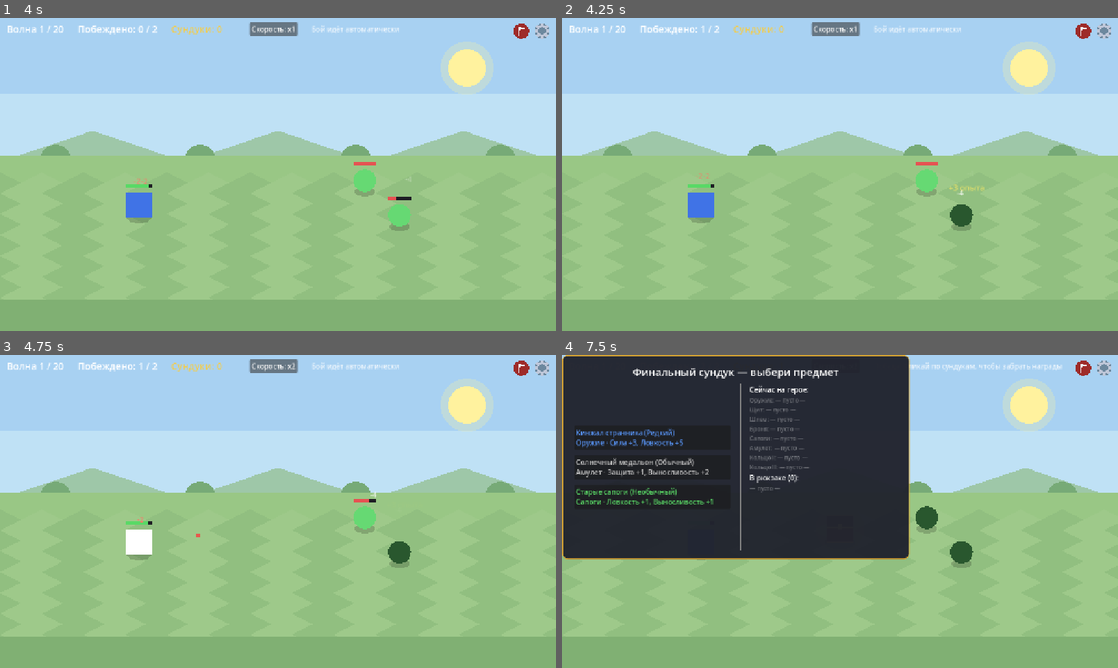
Above: before the commit, frames 1-4 (two rows, left to right).
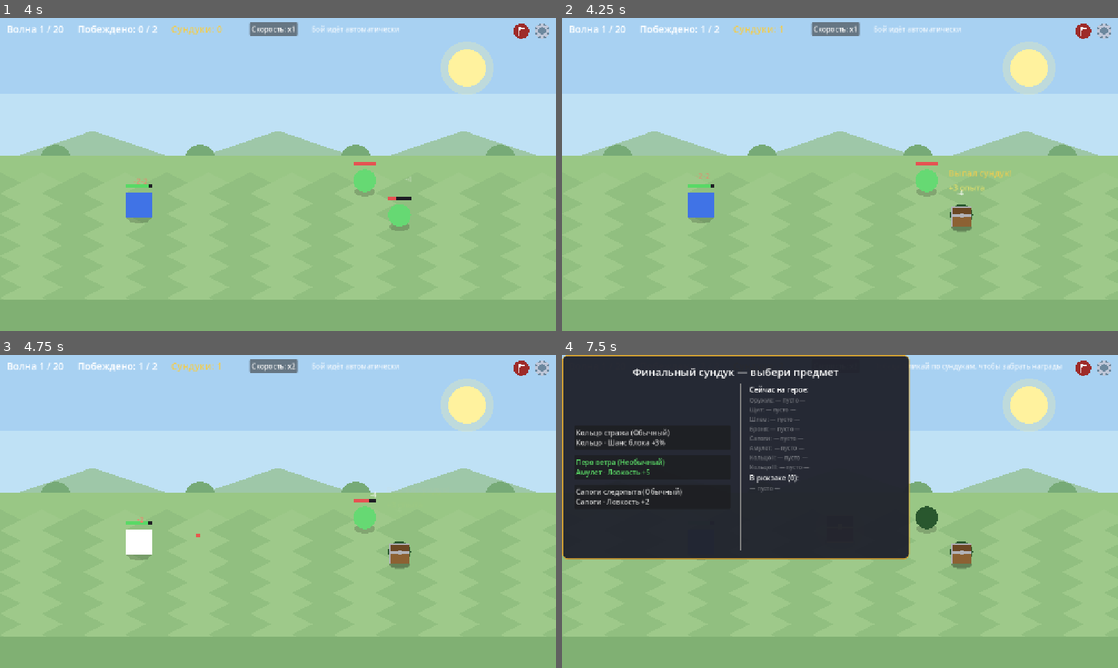
Above: after the commit, the same moments.

Repository: sl1Bridge/valley-keeper
Game: Godot game, scene res://Main.tscn
Same seed, same stepped clock (60 frames per second), same inputs: the game is played once before the commit and once after it.
Inputs (mouse positions are in pixels of both pictures, inside the frame that each line leads up to):
- Up to frame 1 (4 s): click "Рыцарь" at 0.5 s; click "Начать забег →" at 1.25 s; click "В путь →" at 2 s; click "Скорость: x1" at 2.75 s; click "Скорость: x2" at 3.5 s
- Up to frame 2 (4.25 s): no input
- Up to frame 3 (4.75 s): click "Скорость: x1" at 4.25 s
- Up to frame 4 (7.5 s): click "Скорость: x2" at 5 s; click "Скорость: x1" at 5.75 s; click "Скорость: x2" at 6.5 s; tap Enter at 7.25 s; drag from (840, 527) to (895, 442) at 7.27 s

Frame 1 is identical in both runs. In frame 2, 0.4% of the frame differs, in the area x 39-81%, y 2-69%; in frame 3, 0.3%; in frame 4, 1.8%, in the area x 2-74%, y 23-69%.
Error before the commit: Invalid access to property or key 'position' on a base object of type 'Nil'. (res://src/BattleScreen.gd:296)

Commit message:
v0.12.0: статусные эффекты — Отравление (стаки с затуханием, иконка над героем, слизень отравляет при атаке)

Diff:
--- a/src/Actor.gd
+++ b/src/Actor.gd
@@ -8,6 +8,7 @@
 signal damaged(actor, amount)
 signal attacked(attacker, target)
 signal evaded(actor)
+signal poisoned  # состав стаков отравления изменился (добавлен или истёк)
 
 var display_name := ""
 var team := "enemy"  # "hero" или "enemy"
@@ -18,6 +19,8 @@
 var def_pct := 0.0   # доля снижения входящего урона (0..1)
 var evasion := 0.0   # шанс полностью избежать атаки (уворот/блок, 0..1)
 var evasion_label := "Уворот!"  # текст всплывающей надписи при избегании
+# Отравление: оставшееся время каждого стака (самый старый — первый)
+var poison_times: Array = []
 var body_color := Color.WHITE
 var shape := "rect"  # "rect" | "circle" | "triangle"
 var radius := 30.0
@@ -28,6 +31,7 @@
 
 var _atk_timer := 0.0
 var _flash := 0.0
+var _badge: PoisonBadge = null
 
 
 func setup(p_name: String, p_stats: Dictionary, p_color: Color, p_shape: String, p_radius: float, p_team: String) -> void:
@@ -40,13 +44,36 @@
 	max_hp = float(maxi(1, int(stats.get("hp", 1))))
 	hp = max_hp
 	move_speed = float(stats.get("move", 80.0))
-
-
-## Шаг логики боя (вызывается из _process).
+	# Значок отравления над головой (виден, только когда есть стаки)
+	_badge = PoisonBadge.new()
+	_badge.position = Vector2(-20, -radius * 2.0 - 76.0)
+	_badge.visible = false
+	add_child(_badge)
+
+
+## Наложить стак отравления: у каждого стака свой таймер.
+func add_poison() -> void:
+	poison_times.append(Hero.POISON_DURATION)
+	_update_poison_badge()
+	poisoned.emit()
+
+
+## Один шаг логики боя (вызывается из _process).
 func step(delta: float) -> void:
 	if _flash > 0.0:
 		_flash -= delta
 		queue_redraw()
+	# Отравление: тикают таймеры стаков, истёкшие снимаются
+	if not poison_times.is_empty():
+		var expired := false
+		for i in range(poison_times.size() - 1, -1, -1):
+			poison_times[i] -= delta
+			if poison_times[i] <= 0.0:
+				poison_times.remove_at(i)
+				expired = true
+		_update_poison_badge()
+		if expired:
+			poisoned.emit()
 	# Регенерация здоровья (только пока идёт бой: прекращается, когда боец вышел из боя)
 	if alive and engaged and regen > 0.0 and hp < max_hp:
 		hp = minf(max_hp, hp + regen * delta)
@@ -60,6 +87,20 @@
 		_attack()
 
 
+## Обновить значок отравления: счётчик стаков, прогресс самого старого, подсказка.
+func _update_poison_badge() -> void:
+	if _badge == null:
+		return
+	var n := poison_times.size()
+	_badge.visible = n > 0
+	if n == 0:
+		return
+	_badge.stacks = n
+	_badge.oldest_frac = clampf(float(poison_times[0]) / Hero.POISON_DURATION, 0.0, 1.0)
+	_badge.tooltip_text = "Отравление: базовые характеристики снижены на %.1f%%\nДействует эффектов: %d (каждый — %d с)" % [Hero.poison_pct(n) * 100.0, n, int(Hero.POISON_DURATION)]
+	_badge.queue_redraw()
+
+
 func _process(delta: float) -> void:
 	step(delta)
 
@@ -67,11 +108,14 @@
 func _attack() -> void:
 	if target == null or not target.alive:
 		return
+	# Захватываем цель локально: take_damage может её убить, тогда
+	# _on_enemy_died обнуляет self.target ещё до отправки сигнала attacked.
+	var t: Actor = target
 	# Защита цели снижает урон на процент (def_pct), минимум 1.
 	# Округление вниз: иначе мелкие атаки первых волн бьют больнее, чем раньше.
-	var dmg := maxi(1, floori(float(stats.get("atk", 1)) * (1.0 - target.def_pct)))
-	target.take_damage(dmg)
-	attacked.emit(self, target)
+	var dmg := maxi(1, floori(float(stats.get("atk", 1)) * (1.0 - t.def_pct)))
+	t.take_damage(dmg)
+	attacked.emit(self, t)
 
 
 func take_damage(dmg: int) -> void:
@@ -127,3 +171,45 @@
 	draw_rect(Rect2(-radius, y, w, h), Color(0.12, 0.12, 0.14))
 	var fill := Color(0.35, 0.85, 0.4) if team == "hero" else Color(0.9, 0.32, 0.32)
 	draw_rect(Rect2(-radius, y, w * hp_fraction(), h), fill)
+
+
+## Значок статусного эффекта над головой бойца: иконка, счётчик стаков
+## в правом нижнем углу и прогресс-бар самого старого стака.
+## Подсказка — штатный тултип Control (текст задаёт Actor).
+class PoisonBadge:
+	extends Control
+
+	var stacks := 0
+	var oldest_frac := 1.0  # доля оставшегося времени самого раннего стака
+
+
+	func _init() -> void:
+		custom_minimum_size = Vector2(40, 46)
+		size = custom_minimum_size
+		mouse_default_cursor_shape = Control.CURSOR_HELP
+
+
+	func _draw() -> void:
+		if stacks <= 0:
+			return
+		var poison := Color(0.45, 0.85, 0.35)
+		# Иконка: капля яда (круг + заострённый верх)
+		var c := Vector2(size.x * 0.42, size.y * 0.38)
+		var r := size.x * 0.26
+		draw_colored_polygon(PackedVector2Array([
+			c + Vector2(0, -r * 1.7),
+			c + Vector2(r * 0.75, -r * 0.35),
+			c + Vector2(-r * 0.75, -r * 0.35),
+		]), poison)
+		draw_circle(c, r, poison)
+		draw_circle(c + Vector2(-r * 0.3, -r * 0.25), r * 0.25, poison.lightened(0.35))
+		# Счётчик стаков в правом нижнем углу иконки
+		if stacks > 1:
+			var font := ThemeDB.fallback_font
+			var p := Vector2(size.x - 16.0, size.y - 14.0)
+			draw_string(font, p + Vector2(1, 1), str(stacks), HORIZONTAL_ALIGNMENT_LEFT, -1, 14, Color(0, 0, 0))
+			draw_string(font, p, str(stacks), HORIZONTAL_ALIGNMENT_LEFT, -1, 14, Color.WHITE)
+		# Прогресс-бар под иконкой: оставшееся время самого раннего стака
+		var bar := Rect2(Vector2(2, size.y - 8.0), Vector2(size.x - 4, 5))
+		draw_rect(bar, Color(0.12, 0.12, 0.14))
+		draw_rect(Rect2(bar.position, Vector2(bar.size.x * oldest_frac, bar.size.y)), poison)
--- a/src/BattleScreen.gd
+++ b/src/BattleScreen.gd
@@ -133,18 +133,35 @@
 	_hero_actor.damaged.connect(_on_actor_damaged)
 	_hero_actor.attacked.connect(_on_actor_attacked)
 	_hero_actor.evaded.connect(_on_actor_evaded)
+	_hero_actor.poisoned.connect(_on_hero_poisoned)
 	_world.add_child(_hero_actor)
 
 
 ## Боевые характеристики героя: сырые очки превращаем в реальные значения
 ## (здоровье из Выносливости, атак/с из Ловкости, % защиты, шанс уворота/блока).
+## Отравление временно снижает базовые характеристики на процент от стаков.
 func _hero_battle_stats() -> Dictionary:
 	var stats := hero.get_stats()
+	var poison := 0.0
+	if is_instance_valid(_hero_actor):
+		poison = Hero.poison_pct(_hero_actor.poison_times.size())
+	if poison > 0.0:
+		for k in ["atk", "spd", "def", "surv"]:
+			stats[k] = stats.get(k, 0.0) * (1.0 - poison)
 	var eff := Hero.effective(stats)
 	stats["hp"] = eff["max_hp"]
 	stats["spd"] = eff["aps"]
 	_apply_hero_effects(_hero_actor, eff)
 	return stats
+
+
+## Стаки отравления изменились: пересчитать характеристики героя
+## (макс. HP может упасть — текущее здоровье обрезается, но не лечится).
+func _on_hero_poisoned() -> void:
+	_hero_actor.stats = _hero_battle_stats()
+	_hero_actor.max_hp = float(maxi(1, int(_hero_actor.stats["hp"])))
+	_hero_actor.hp = minf(_hero_actor.hp, _hero_actor.max_hp)
+	_hero_actor.queue_redraw()
 
 
 ## Применить к бойцу производные характеристики героя (защита %, реген, уворот/блок).
@@ -284,7 +301,11 @@
 
 
 ## «Снаряд»: точка летит от атакующего к цели.
+## Атака слизня может отравить героя (стак со своим таймером).
 func _on_actor_attacked(src: Actor, dst: Actor) -> void:
+	if dst.team == "hero" and src.stats.get("type", "") == "slime" and _rng.randf() < Enemies.POISON_CHANCE:
+		dst.add_poison()
+		_spawn_popup("Отравление!", dst.position + Vector2(-44, -dst.radius * 2.0 - 96), Color(0.5, 0.9, 0.4), 18)
 	if not is_inside_tree():
 		return
 	var dot := ColorRect.new()
--- a/src/Enemies.gd
+++ b/src/Enemies.gd
@@ -104,3 +104,5 @@
 const CHEST_DROP_CHANCE := 0.15
 ## Сколько предметов на выбор предлагает сундук.
 const CHEST_CHOICES := 3
+## Шанс слизня наложить отравление при атаке (временное значение).
+const POISON_CHANCE := 0.15
--- a/src/Hero.gd
+++ b/src/Hero.gd
@@ -77,6 +77,12 @@
 # Опыт за продажу предмета по редкости (временные значения)
 const SELL_XP := [2, 4, 7, 12, 20, 35]
 
+# Отравление (статусный эффект): время жизни каждого стака и снижение
+# базовых характеристик. Стаки складываются с затуханием (временные значения)
+const POISON_DURATION := 3.0    # секунд на стак, у каждого стака свой таймер
+const POISON_PER_STACK := 5.0   # первый стак снижает характеристики на 5%
+const POISON_STACK_DECAY := 0.6 # каждый следующий стак добавляет ×0.6 от предыдущего
+
 var level := 1
 var xp := 0
 var stat_points := 0
@@ -171,6 +177,15 @@
 ## Характеристики для отображения в лагере: 5 общих + классовая.
 func stat_order() -> Array:
 	return STAT_ORDER + [CLASS_STAT[kind]]
+
+
+## Суммарное снижение базовых характеристик от отравления (доля 0..1).
+## Стаки складываются с затуханием: 1 стак → 5%, 2 → 8%, 3 → 9.8%
+## (каждый следующий добавляет ×POISON_STACK_DECAY от предыдущего).
+static func poison_pct(stacks: int) -> float:
+	if stacks <= 0:
+		return 0.0
+	return POISON_PER_STACK / 100.0 * (1.0 - pow(POISON_STACK_DECAY, stacks)) / (1.0 - POISON_STACK_DECAY)
 
 
 ## Сколько опыта нужно для следующего уровня.
--- a/tests/TestRunner.gd
+++ b/tests/TestRunner.gd
@@ -20,6 +20,7 @@
 	_test_rings_and_regen()
 	_test_inventory()
 	_test_enemies()
+	_test_poison()
 	_test_chests_heal_speed()
 	_test_battle_sim()
 	_test_boss_sims()
@@ -623,6 +624,43 @@
 	_check(Enemies.CHEST_DROP_CHANCE > 0.0 and Enemies.CHEST_DROP_CHANCE < 0.5, "шанс доп. сундука разумный")
 
 
+func _test_poison() -> void:
+	print("-- Отравление: стаки, затухание, снижение характеристик --")
+	_check(absf(Hero.poison_pct(0)) < 0.001, "без стаков снижения нет")
+	_check(absf(Hero.poison_pct(1) - 0.05) < 0.001, "1 стак отравления → −5%")
+	_check(absf(Hero.poison_pct(2) - 0.08) < 0.001, "2 стака отравления → −8% (с затуханием)")
+	_check(Hero.poison_pct(3) > Hero.poison_pct(2) and Hero.poison_pct(3) < 0.10, "3 стака → между 8% и 10%")
+	_check(Hero.poison_pct(10) < 0.13, "затухание: даже 10 стаков далеки от 50%")
+
+	var h := Hero.new()
+	var b := BattleScreen.new()
+	b.hero = h
+	b.wave = 1
+	b._ready()
+	var clean_atk: float = b._hero_actor.stats["atk"]
+
+	b._hero_actor.add_poison()
+	_check(b._hero_actor.poison_times.size() == 1, "стак отравления наложен")
+	var atk1: float = b._hero_actor.stats["atk"]
+	_check(atk1 < clean_atk, "сила героя снижена отравлением")
+	_check(b._hero_actor._badge.visible and b._hero_actor._badge.stacks == 1, "значок показывает 1 стак")
+
+	b._hero_actor.add_poison()
+	_check(float(b._hero_actor.stats["atk"]) < atk1, "второй стак усиливает снижение")
+	_check(b._hero_actor._badge.stacks == 2, "значок показывает 2 стака")
+	_check("%%" in b._hero_actor._badge.tooltip_text or "%" in b._hero_actor._badge.tooltip_text, "в подсказке значка — конкретный процент снижения")
+
+	# У каждого стака свой таймер: первый истекает раньше второго
+	b._hero_actor.poison_times[0] = 0.05
+	b._hero_actor.step(0.1)
+	_check(b._hero_actor.poison_times.size() == 1, "истёк только самый старый стак")
+	b._hero_actor.step(10.0)
+	_check(b._hero_actor.poison_times.is_empty(), "все стаки истекли")
+	_check(float(b._hero_actor.stats["atk"]) == clean_atk, "после отравления сила восстановилась")
+	_check(not b._hero_actor._badge.visible, "значок скрыт без стаков")
+	b.free()
+
+
 func _test_chests_heal_speed() -> void:
 	print("-- Сундуки, лечение при уровне, скорость боя --")
 	var h := Hero.new()
Not shown, changed: CHANGELOG.md
Not shown, changed: docs/balance.md
Not shown, changed: docs/decisions.md
Not shown, changed: docs/mechanics.md
